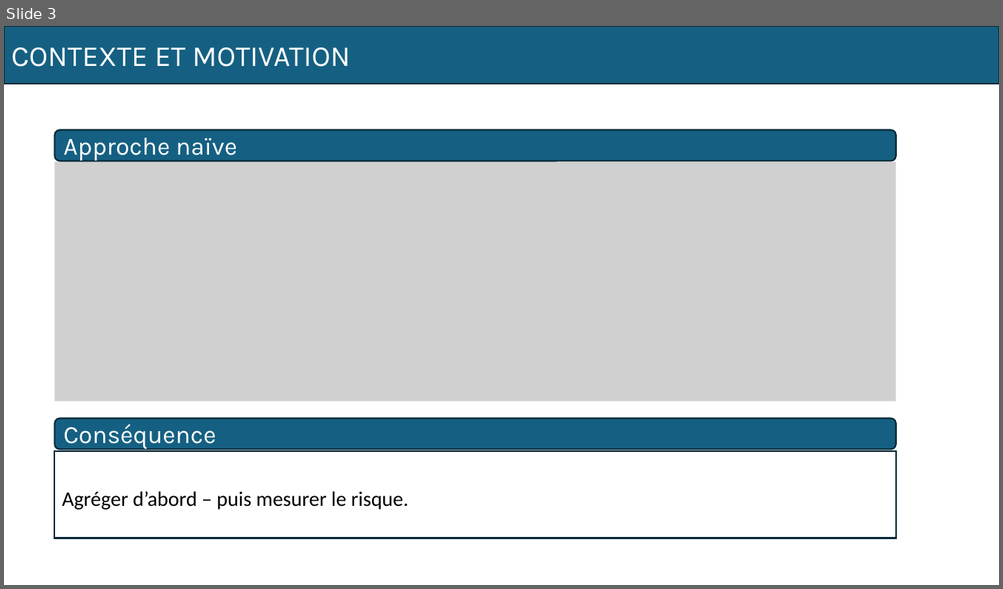
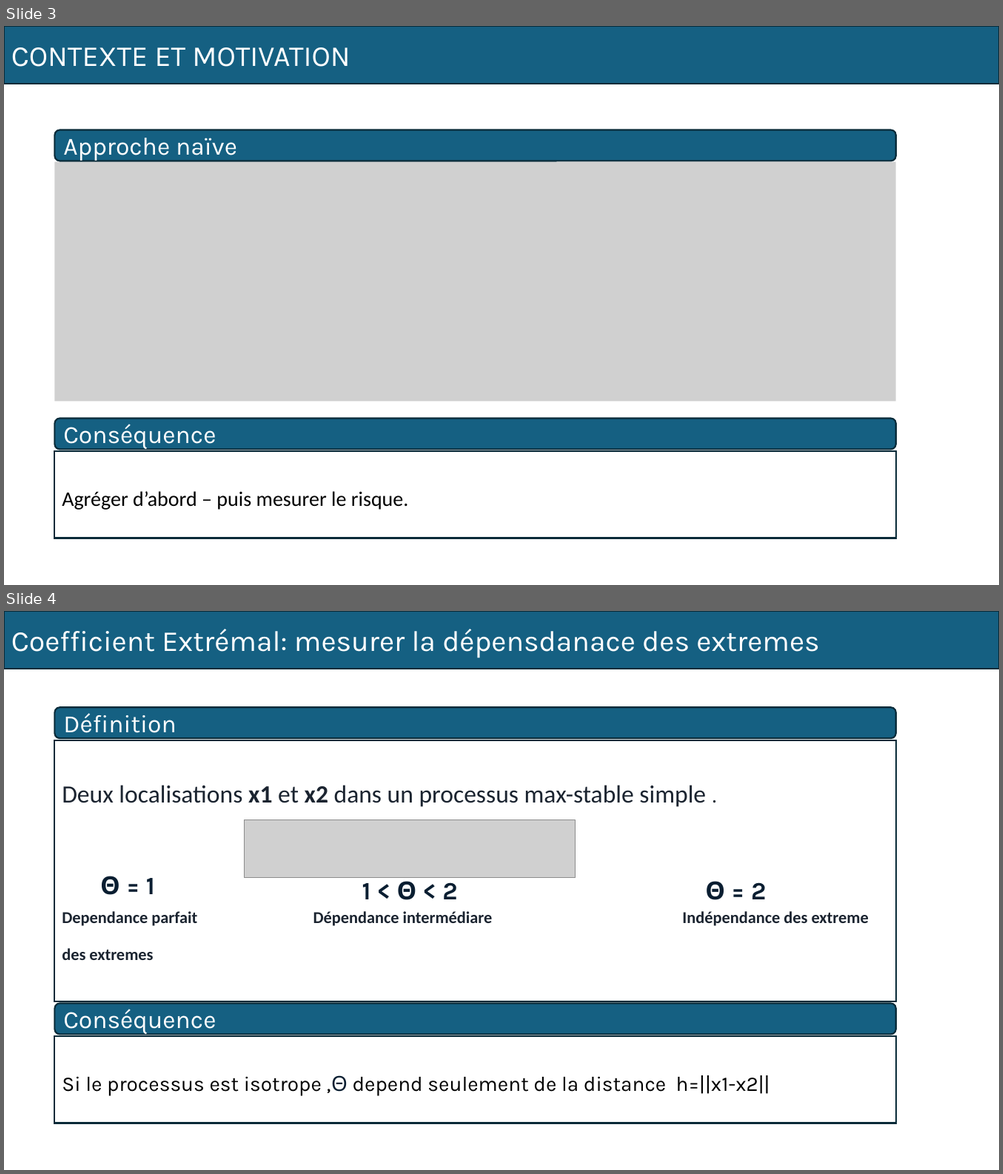
Before and after one commit to MamadouLamine27/projet-tve-max-stable, a slide deck: pptx/presentation.pptx. Shown one above the other, each under a label of ours: slide 3 before the commit, slides 3 and 4 after it. The pictures are 1003x589 and 1003x1174 pixels, drawn with LibreOffice and Linux fonts; fonts in the diff are those of the drawing; grey boxes stand for pictures. Boxes give left, top, right and bottom in pixels: in the first picture for what was removed or moved away, otherwise in the second. Text is boxed around its words. In the diff, an @@ line names an element or a change of style, - is before the commit and + after.

Commit message:
Partie coefficient d'extremal ajouté

```diff
--- a/pptx/presentation.pptx
+++ b/pptx/presentation.pptx
@@ slide 4 added at <box>4,611,999,1170</box>, background #FFFFFF @@
@@ rectangle added at <box>4,611,999,669</box>, fill #156082, outline #092A39 1.5 pt, 28 pt, text #FFFFFF @@
+Coefficient Extrémal: mesurer la dépensdanace des extremes
@@ rounded rectangle added at <box>55,707,896,738</box>, fill #156082, outline #092A39 1.5 pt, 24 pt, text #FFFFFF @@
+Définition
@@ rectangle added at <box>55,740,896,1002</box>, fill #FFFFFF, outline #092A39 1.5 pt, 16 pt, text #1B2430, bold @@
+Deux localisations x1 et x2 dans un processus max-stable simple .
+Dependance parfait Dépendance intermédiare Indépendance des extreme
+des extremes
@@ picture added at <box>244,820,575,877</box> @@
@@ text added at <box>100,876,155,895</box>, 24 pt, text #0B1E31, bold @@
+Θ = 1
@@ text added at <box>362,877,457,900</box>, 24 pt, text #0B1E31, bold @@
+1 < Θ < 2
@@ text added at <box>705,881,765,900</box>, 24 pt, text #0B1E31, bold @@
+Θ = 2
@@ rounded rectangle added at <box>55,1003,896,1035</box>, fill #156082, outline #092A39 1.5 pt, 24 pt, text #FFFFFF @@
+Conséquence
@@ rectangle added at <box>55,1037,896,1124</box>, fill #FFFFFF, outline #092A39 1.5 pt, 20 pt, text #000000 @@
+Si le processus est isotrope ,Θ depend seulement de la distance h=||x1-x2||
```
Also in this commit, not shown: 1 slide changed, 3 other slides added.
